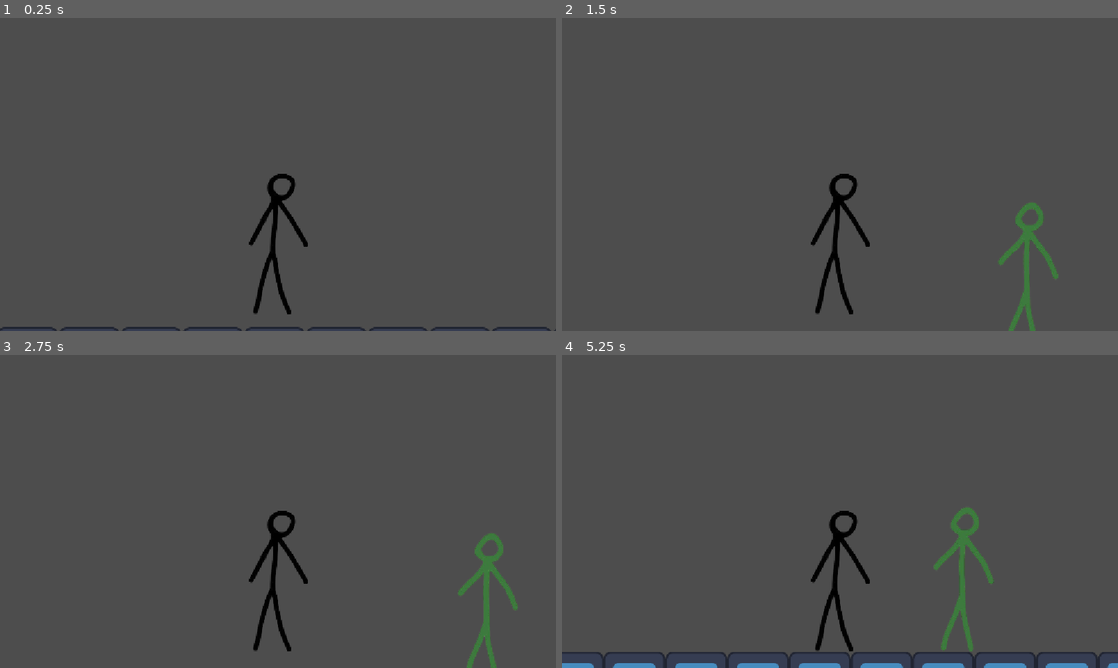
Above: before the commit, frames 1-4 (two rows, left to right).
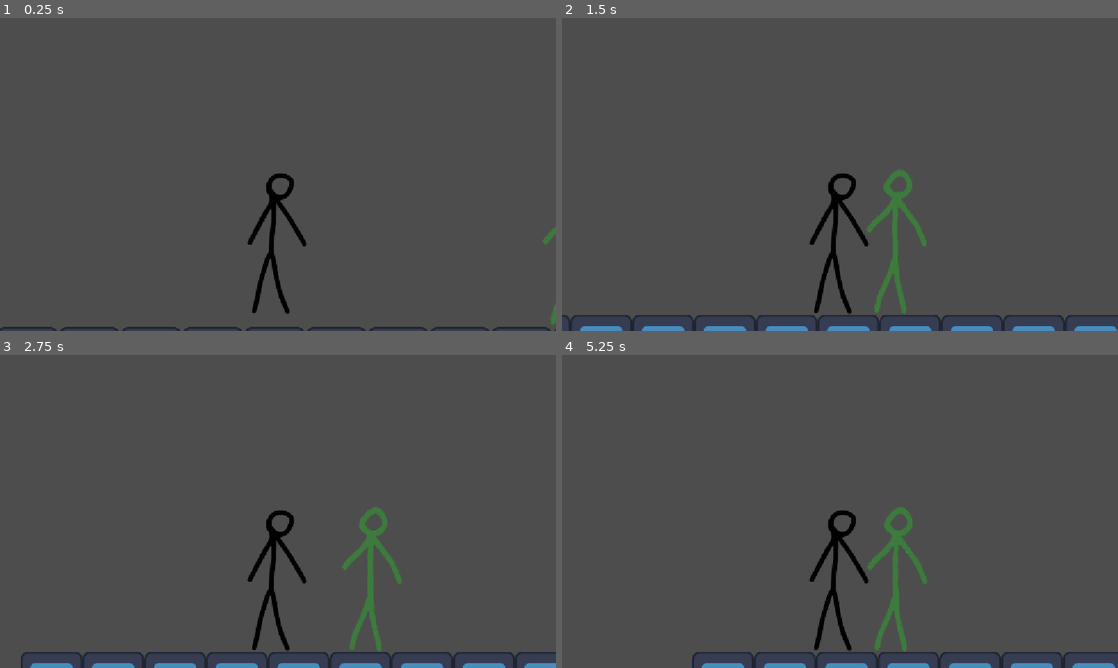
Above: after the commit, the same moments.

Repository: RulyCandle41418/Survive-The-Monster-Waves
Game: Godot game, scene res://main.tscn
The game is run twice, just before and just after one commit, with the same random seed, the same clock (stepped at 60 frames per second) and the same inputs. The engine's default icon, where the game draws it, is replaced by a stand-in: a white triangle on a blue panel in a dark square.
Inputs:
- Up to frame 1 (0.25 s): no input
- Up to frame 2 (1.5 s): hold D (Move_Right) from 0.53 s (still down); tap W (Move_Jump, bound only before the commit) at 0.6, 0.77, 1.07, 1.35 s
- Up to frame 3 (2.75 s): tap W (Move_Jump, bound only before the commit) at 1.52, 1.82, 2.1 s; release D (Move_Right) at 2.03 s; hold A (Move_Left) from 2.03 s (still down)
- Up to frame 4 (5.25 s): release A (Move_Left) at 2.78 s; hold D (Move_Right) 2.78-4.28 s; tap W (Move_Jump, bound only before the commit) at 2.85, 3.02, 3.32, 3.6, 3.77, 4.07, 4.35, 4.52, 4.82, 5.1 s; hold A (Move_Left) 4.28-5.03 s; hold D (Move_Right) from 5.03 s (still down)

The runs differ from the first frame. In frame 1, 0.7% of the frame differs, in the area x 44-100%, y 49-98%; in frame 2, 4.4%; in frame 3, 4.4%, in the area x 3-100%, y 48-100%; in frame 4, 4.2%.
Error before the commit: Invalid access to property or key 'global_position' on a base object of type 'Nil'. (res://monster.tscn::GDScript_s3gyj:15)

Commit message:
eeeee

Diff:
--- a/main.tscn
+++ b/main.tscn
@@ -180,5 +180,6 @@
 texture = ExtResource("1_0xm2m")
 script = SubResource("GDScript_1qa5v")
 
-[node name="Monster" parent="." unique_id=2141028737 instance=ExtResource("3_h2yge")]
-position = Vector2(1261, 412)
+[node name="Monster" parent="." unique_id=2141028737 node_paths=PackedStringArray("player") instance=ExtResource("3_h2yge")]
+position = Vector2(1272, 498)
+player = NodePath("../Player")
--- a/monster.tscn
+++ b/monster.tscn
@@ -2,29 +2,27 @@
 
 [ext_resource type="Texture2D" uid="uid://i0suequ6pdkt" path="res://Monster_Zombie.png" id="1_s3gyj"]
 
-[sub_resource type="GDScript" id="GDScript_s3gyj"]
-resource_name = "Monster_Ai"
+[sub_resource type="GDScript" id="GDScript_1qa5v"]
+resource_name = "Monsterse"
 script/source = "extends CharacterBody2D
 
 
 const SPEED = 300.0
 const JUMP_VELOCITY = -400.0
 
-@export var target: CharacterBody2D
-@export var player: Node2D
+@export var player: CharacterBody2D
 
-func _physics_process(delta):
-	# Add the gravity.
-	if not is_on_floor():
-		velocity += get_gravity() * delta
-	else:
-		velocity = global_position.direction_to(player.global_position) * SPEED
+
+func _physics_process(delta: float) -> void:
+
+	velocity = global_position.direction_to(player.global_position) * SPEED
+
 
 	move_and_slide()
 "
 
 [node name="Monster" type="CharacterBody2D" unique_id=2141028737]
-script = SubResource("GDScript_s3gyj")
+script = SubResource("GDScript_1qa5v")
 
 [node name="MonsterZombie" type="Sprite2D" parent="." unique_id=134238280]
 position = Vector2(14.9999695, -9.999999)
--- a/player.gd
+++ b/player.gd
@@ -1,7 +1,7 @@
 extends CharacterBody2D
 
 
-const SPEED = 300.0
+const SPEED = 400.0
 const JUMP_VELOCITY = -500.0
 
 
--- a/player.tscn
+++ b/player.tscn
@@ -6,9 +6,9 @@
 [node name="Player" type="CharacterBody2D" unique_id=583601776]
 script = ExtResource("1_onrkg")
 
-[node name="Player" type="Sprite2D" parent="." unique_id=734732455]
-position = Vector2(-2, 0)
-texture = ExtResource("2_onrkg")
-
 [node name="CollisionPolygon2D" type="CollisionPolygon2D" parent="." unique_id=1937814663]
 polygon = PackedVector2Array(-1, 0, -6, 5, 7, 64, 19, 112, 28, 132, 26, 141, 17, 142, -5, 88, -14, 28, -27, 79, -35, 12 …(350 unchanged characters)…
+
+[node name="Player" type="Sprite2D" parent="." unique_id=693363531]
+position = Vector2(-5, -1)
+texture = ExtResource("2_onrkg")
--- a/project.godot
+++ b/project.godot
@@ -25,19 +25,11 @@
 Move_Left={
 "deadzone": 0.2,
 "events": [Object(InputEventKey,"resource_local_to_scene":false,"resource_name":"","device":-1,"window_id":0,"alt_press …(191 unchanged characters)…
-, Object(InputEventKey,"resource_local_to_scene":false,"resource_name":"","device":-1,"window_id":0,"alt_pressed":false,"shift_pressed":false,"ctrl_pressed":false,"meta_pressed":false,"pressed":false,"keycode":0,"physical_keycode":4194319,"key_label":0,"unicode":0,"location":0,"echo":false,"script":null)
 ]
 }
 Move_Right={
 "deadzone": 0.2,
 "events": [Object(InputEventKey,"resource_local_to_scene":false,"resource_name":"","device":-1,"window_id":0,"alt_press …(192 unchanged characters)…
-, Object(InputEventKey,"resource_local_to_scene":false,"resource_name":"","device":-1,"window_id":0,"alt_pressed":false,"shift_pressed":false,"ctrl_pressed":false,"meta_pressed":false,"pressed":false,"keycode":0,"physical_keycode":4194321,"key_label":0,"unicode":0,"location":0,"echo":false,"script":null)
-]
-}
-Move_Jump={
-"deadzone": 0.2,
-"events": [Object(InputEventKey,"resource_local_to_scene":false,"resource_name":"","device":-1,"window_id":0,"alt_pressed":false,"shift_pressed":false,"ctrl_pressed":false,"meta_pressed":false,"pressed":false,"keycode":0,"physical_keycode":87,"key_label":0,"unicode":119,"location":0,"echo":false,"script":null)
-, Object(InputEventKey,"resource_local_to_scene":false,"resource_name":"","device":-1,"window_id":0,"alt_pressed":false,"shift_pressed":false,"ctrl_pressed":false,"meta_pressed":false,"pressed":false,"keycode":0,"physical_keycode":32,"key_label":0,"unicode":32,"location":0,"echo":false,"script":null)
 ]
 }
 Pause_Screen={
@@ -45,10 +37,9 @@
 "events": [Object(InputEventKey,"resource_local_to_scene":false,"resource_name":"","device":-1,"window_id":0,"alt_press …(195 unchanged characters)…
 ]
 }
-Hit={
+Move_Jump={
 "deadzone": 0.2,
-"events": [Object(InputEventMouseButton,"resource_local_to_scene":false,"resource_name":"","device":-1,"window_id":0,"alt_pressed":false,"shift_pressed":false,"ctrl_pressed":false,"meta_pressed":false,"button_mask":1,"position":Vector2(218, 23),"global_position":Vector2(227, 71),"factor":1.0,"button_index":1,"canceled":false,"pressed":true,"double_click":false,"script":null)
-]
+"events": []
 }
 
 [physics]
